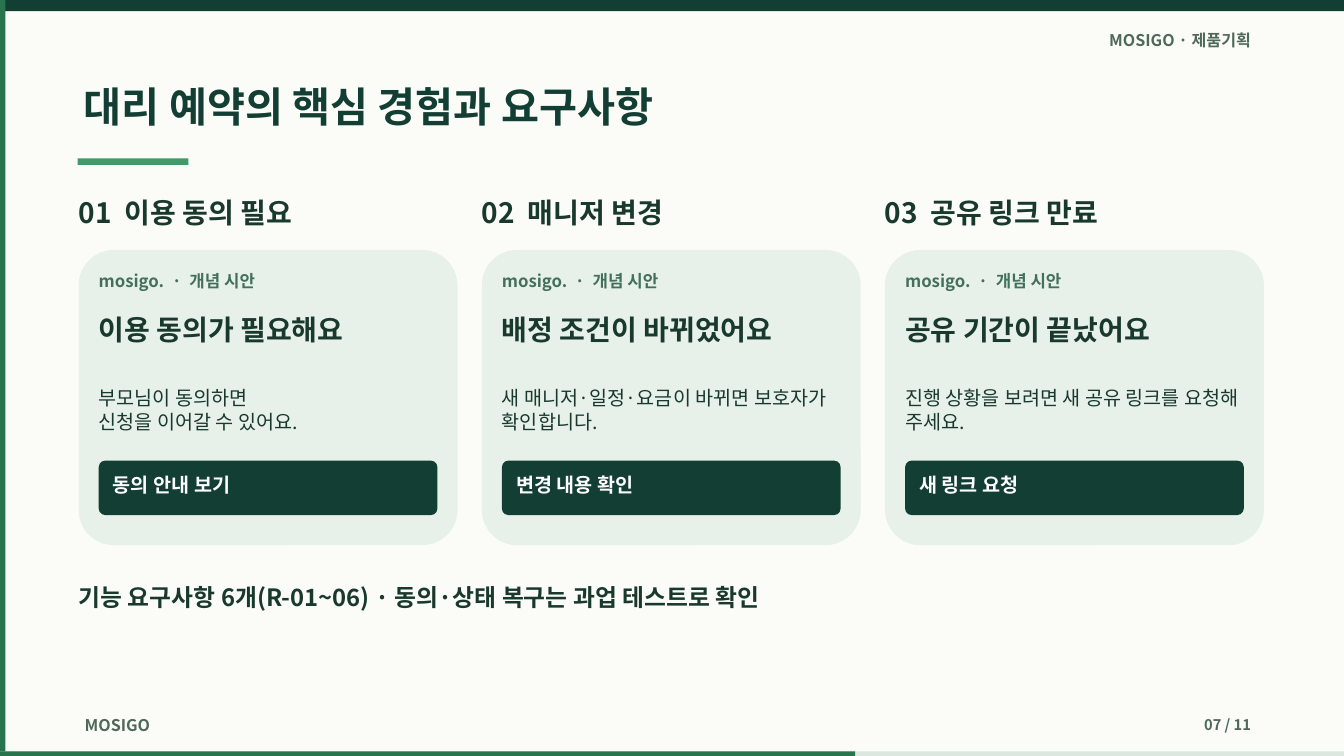
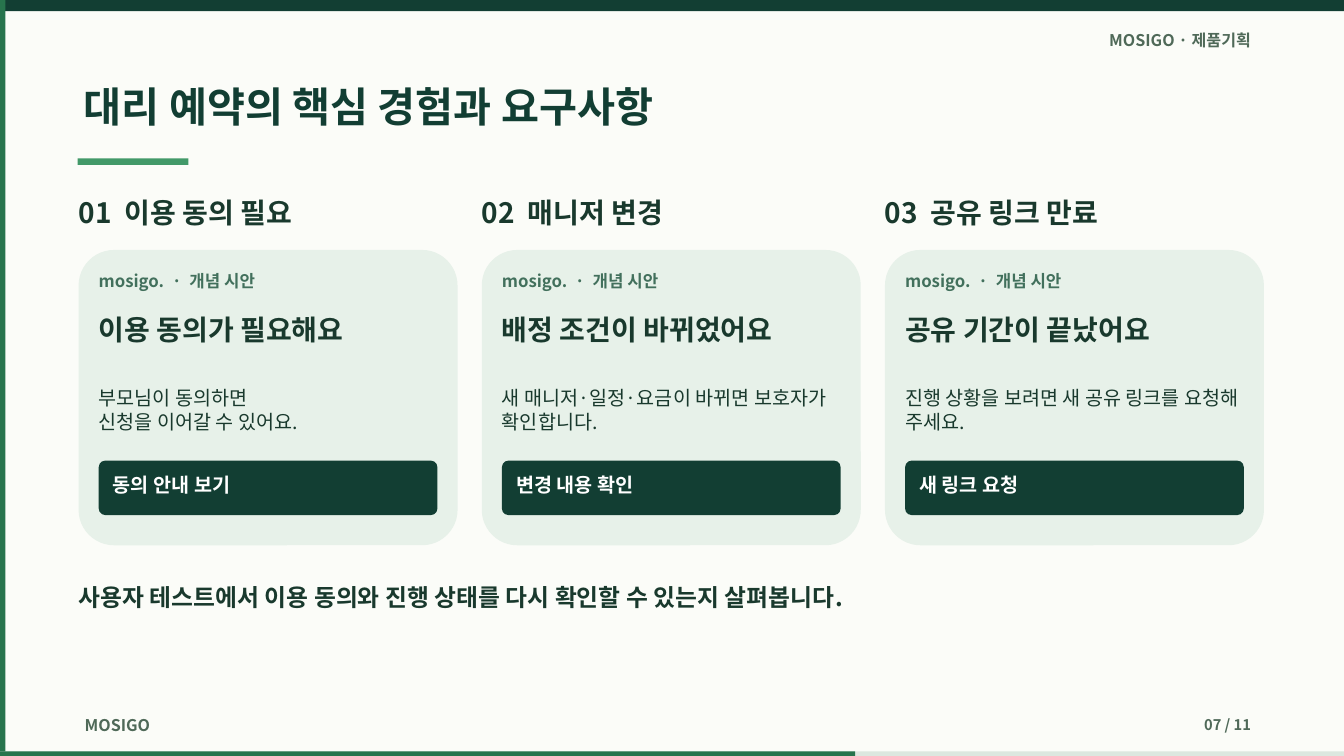
Before and after one commit to dohyunkimmm/mosigo-case-study, a slide deck: slide 7 of downloads/mosigo_report.pptx. Drawn at 1344x756 pixels with LibreOffice and Linux fonts; fonts in the diff are those of the drawing. Boxes give left, top, right and bottom in pixels: in the first picture for what was removed or moved away, otherwise in the second. Text is boxed around its words. In the diff, an @@ line names an element or a change of style, - is before the commit and + after.

```diff
--- a/downloads/mosigo_report.pptx
+++ b/downloads/mosigo_report.pptx
@@ text at <box>79,586,843,608</box>: text changed @@
-기능 요구사항 6개(R-01~06) · 동의·상태 복구는 과업 테스트로 확인
+사용자 테스트에서 이용 동의와 진행 상태를 다시 확인할 수 있는지 살펴봅니다.
```
Also in this commit, not shown: 1 other slide changed, 31 other files.
